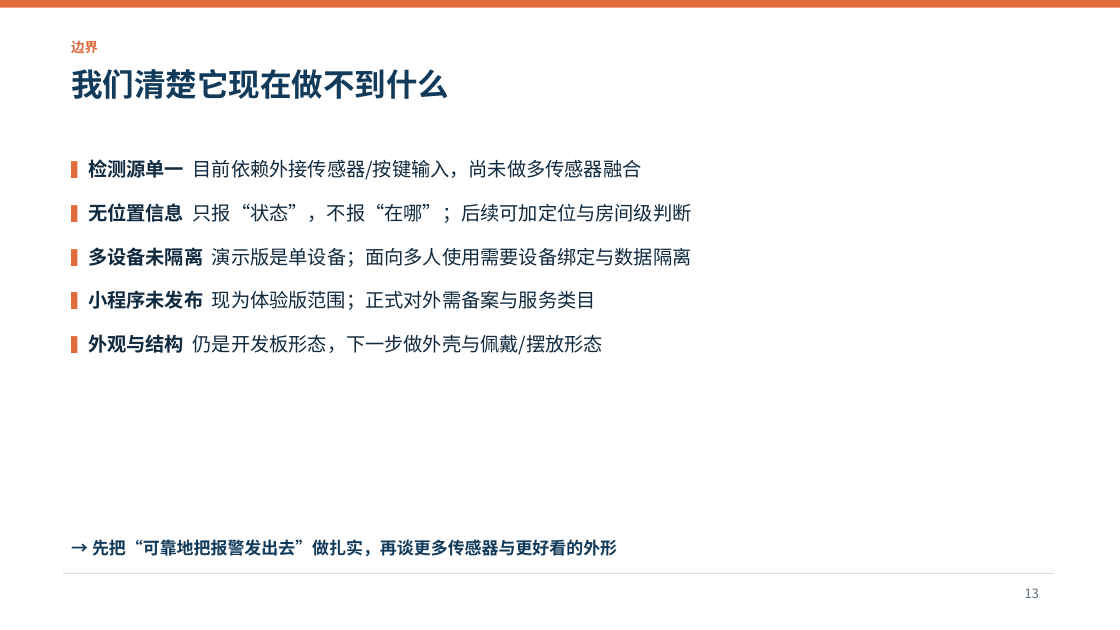
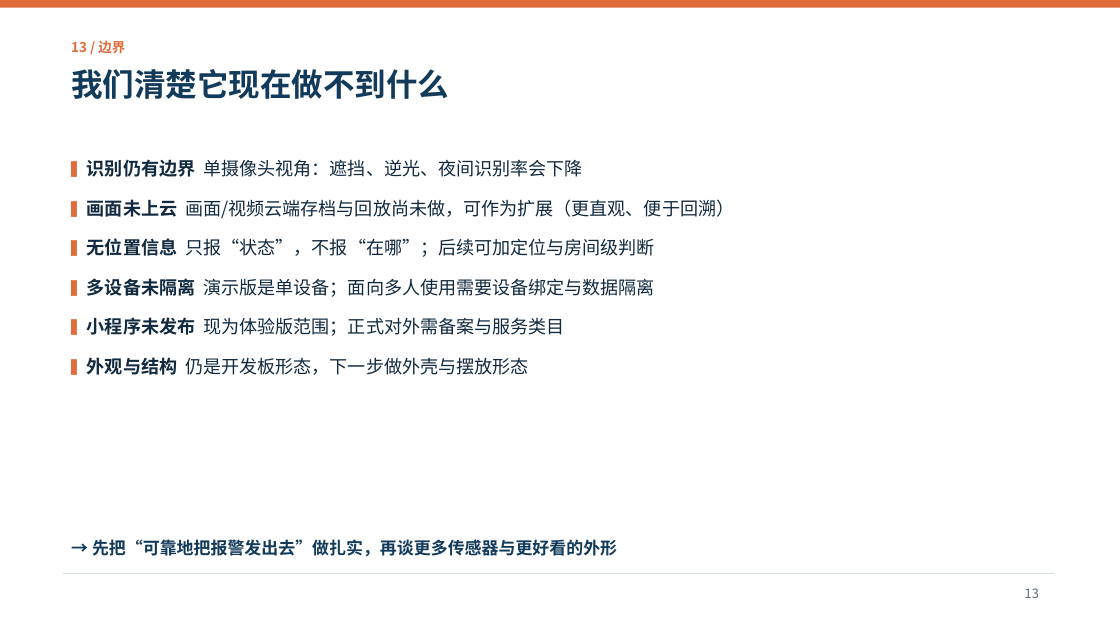
Before and after one commit to Maxsunset/SilverGuard, a slide deck: slide 13 of SilverGuard/docs/SilverGuard_答辩_设计思路与亮点.pptx. Drawn at 1120x630 pixels with LibreOffice and Linux fonts; fonts in the diff are those of the drawing. Boxes give left, top, right and bottom in pixels: in the first picture for what was removed or moved away, otherwise in the second. Text is boxed around its words. In the diff, an @@ line names an element or a change of style, - is before the commit and + after.

Commit message:
答辩 PPT：状态机改为完整转移图，删去不传云端式表述
状态机页：6 状态环形布局 + 带条件标签的转移箭头 + 两条图例补全其余转移；问题页竞品改为“只能看不会报警”；目标页隐私行改为“室内摄像头需告知与授权”；架构/监控页删去“画面不出门”提法，改述为判断在本地、结果联网；局限页补“画面未上云可作为扩展”；kicker 恢复自动页码

```diff
--- a/SilverGuard/docs/SilverGuard_答辩_设计思路与亮点.pptx
+++ b/SilverGuard/docs/SilverGuard_答辩_设计思路与亮点.pptx
@@ text at (71,40,125,53): text changed @@
-边界
+13 / 边界
@@ text at (87,159,734,219): text changed; size 16.5 to 15.5 pt @@
-▍检测源单一 目前依赖外接传感器/按键输入，尚未做多传感器融合
+▍识别仍有边界 单摄像头视角：遮挡、逆光、夜间识别率会下降
+▍画面未上云 画面/视频云端存档与回放尚未做，可作为扩展（更直观、便于回溯）
@@ text at (87,238,655,336): size 14.5 to 13.5 pt in "▍无位置信息", "▍多设备未隔离", "▍小程序未发布"; size 16.5 to 15.5 pt in "▍无位置信息 只报“状态”，不报“在哪”；后续可加定位与房间级判断", "▍多设备未隔离 演示版是单设备；面向多人使用需要设备绑定与数据隔离", "▍小程序未发布 现为体验版范围；正式对外需备案与服务类目"; less space between paragraphs @@
@@ text at (87,357,528,375): text changed; size 16.5 to 15.5 pt @@
-▍外观与结构 仍是开发板形态，下一步做外壳与佩戴/摆放形态
+▍外观与结构 仍是开发板形态，下一步做外壳与摆放形态
```
Also in this commit, not shown: 11 other slides changed.
